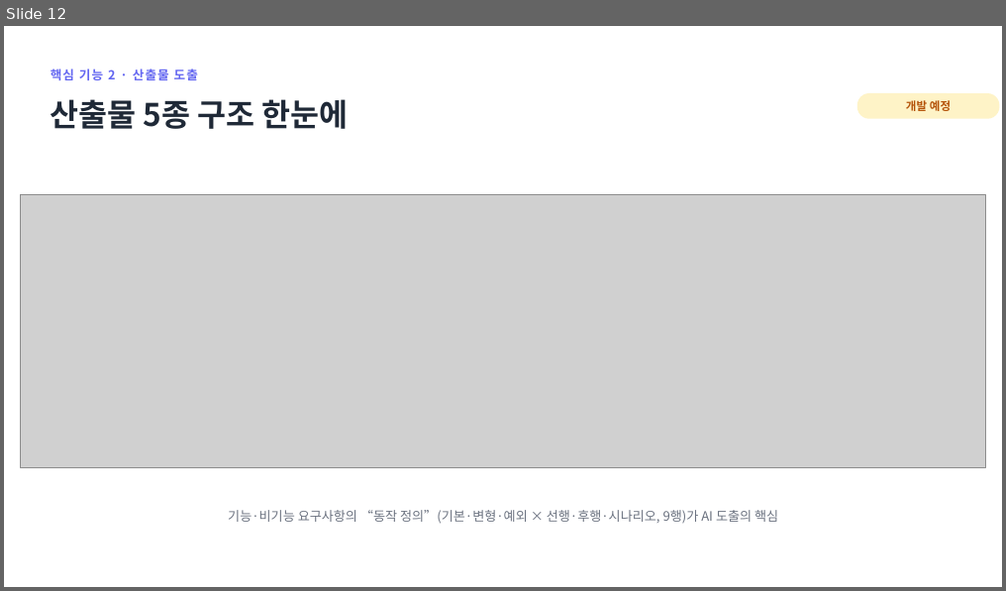
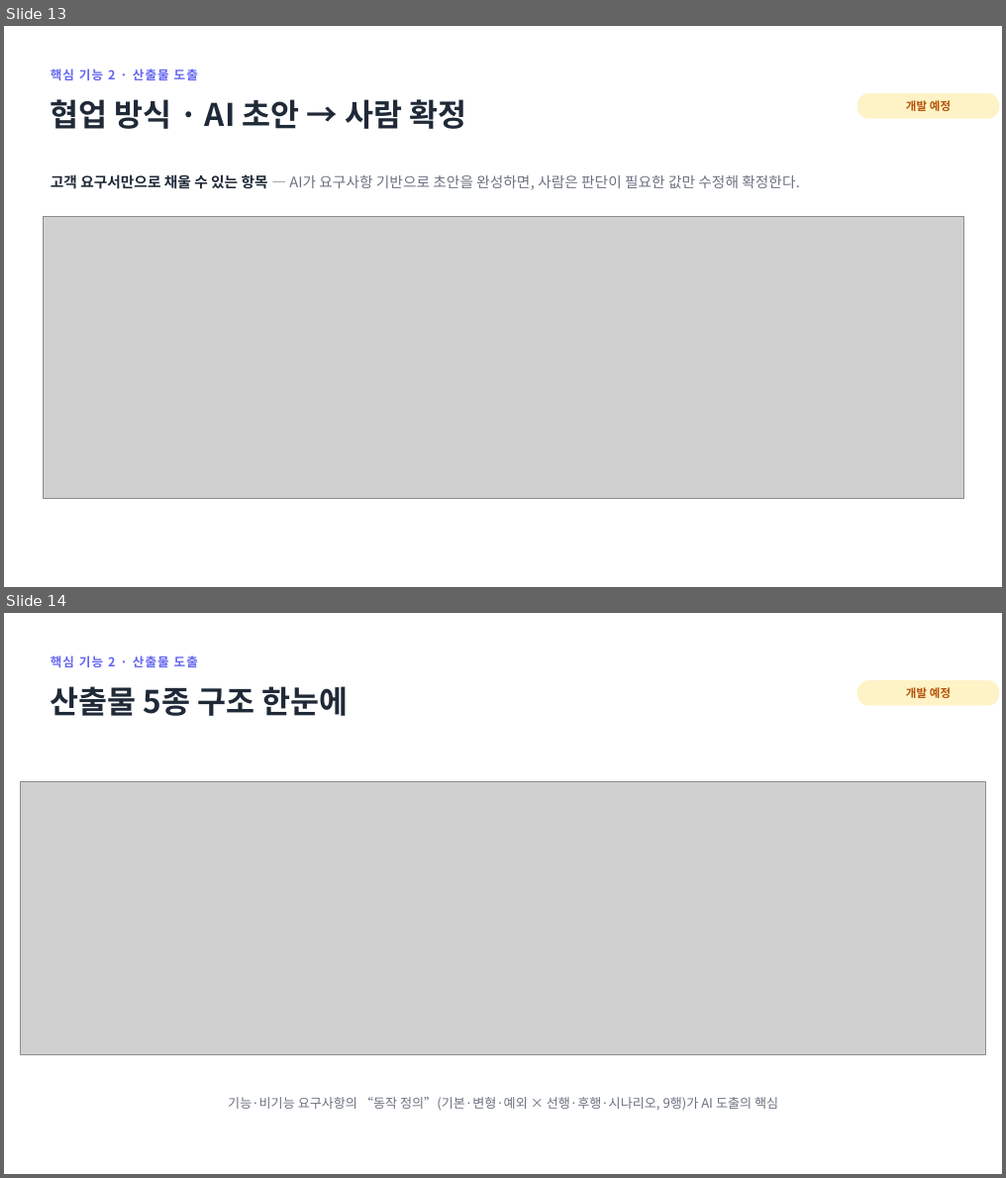
Before and after one commit to jihunhan98/semes-superrookie, a slide deck: docs/진행공유_요구사항자동화.pptx. Shown one above the other, each under a label of ours: slide 12 before the commit, slides 13 and 14 after it. The pictures are 1006x591 and 1006x1178 pixels, drawn with LibreOffice and Linux fonts; fonts in the diff are those of the drawing; grey boxes stand for pictures. Boxes give left, top, right and bottom in pixels: in the first picture for what was removed or moved away, otherwise in the second. Text is boxed around its words. In the diff, an @@ line names an element or a change of style, - is before the commit and + after.

```diff
--- a/docs/진행공유_요구사항자동화.pptx
+++ b/docs/진행공유_요구사항자동화.pptx
@@ slide 13 added at [4, 26, 1002, 587], background #FFFFFF @@
@@ text added at [51, 69, 198, 80], 12 pt, text #6366F1, bold @@
+핵심 기능 2 · 산출물 도출
@@ text added at [51, 99, 466, 129], 30 pt, text #1F2937, bold @@
+협업 방식 · AI 초안 → 사람 확정
@@ rounded rectangle added at [857, 93, 1000, 119], fill #FEF3C7, 11 pt, text #B45309, bold @@
+개발 예정
@@ text added at [51, 174, 800, 190], 14 pt, text #6B7280 @@
+고객 요구서만으로 채울 수 있는 항목 — AI가 요구사항 기반으로 초안을 완성하면, 사람은 판단이 필요한 값만 수정해 확정한다.
@@ picture added at [43, 217, 963, 499] @@
@@ what was slide 12 is now slide 14 @@
```
Also in this commit, not shown: 1 slide changed, 2 other slides added, 3 other files.
